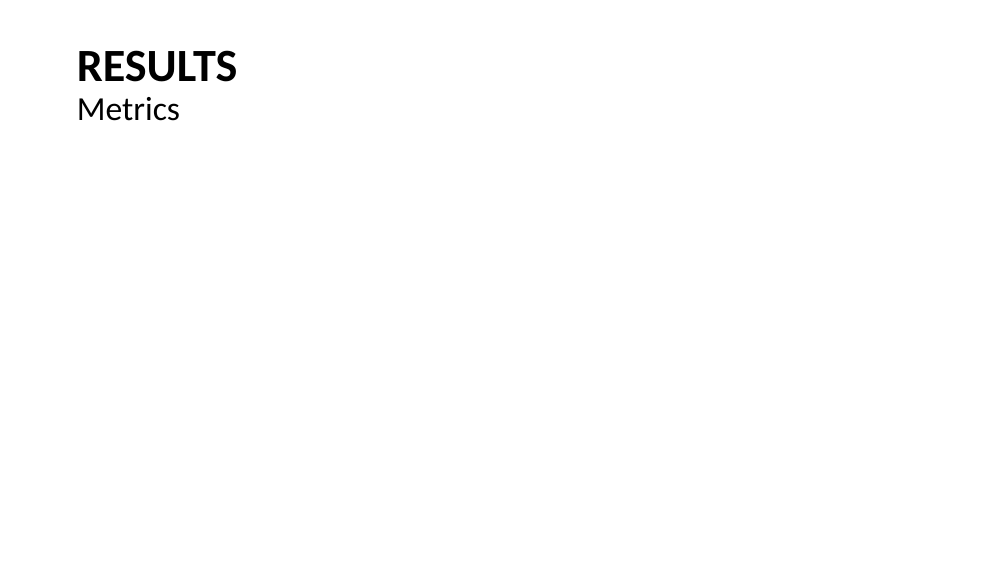
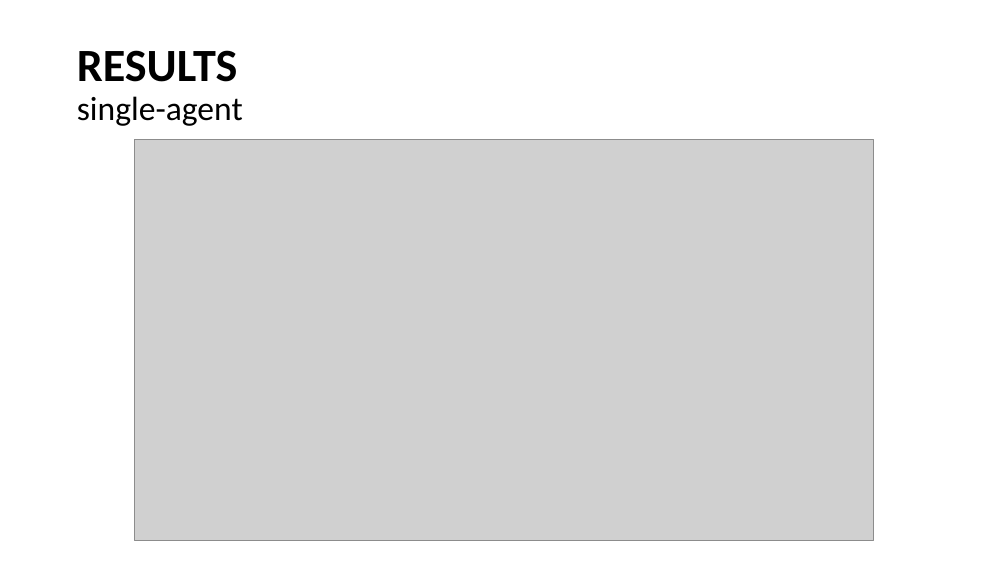
Before and after one commit to n-bzy/MAPP, a slide deck: slide 12 of MAPP_Project_Presentation.pptx (slide 11 before the commit). Drawn at 1008x567 pixels with LibreOffice and Linux fonts; fonts in the diff are those of the drawing; grey boxes stand for pictures. Boxes give left, top, right and bottom in pixels: in the first picture for what was removed or moved away, otherwise in the second. Text is boxed around its words. In the diff, an @@ line names an element or a change of style, - is before the commit and + after.

Commit message:
added MARL and Results

```diff
--- a/MAPP_Project_Presentation.pptx
+++ b/MAPP_Project_Presentation.pptx
@@ title at (77, 50, 243, 126): text changed; size 44 to 32 pt; bold off @@
-RESULTS
-Metrics
+RESULTS
+single-agent
@@ picture added at (135, 140, 874, 541) @@
```
Also in this commit, not shown: 2 other slides changed, 2 slides added.
